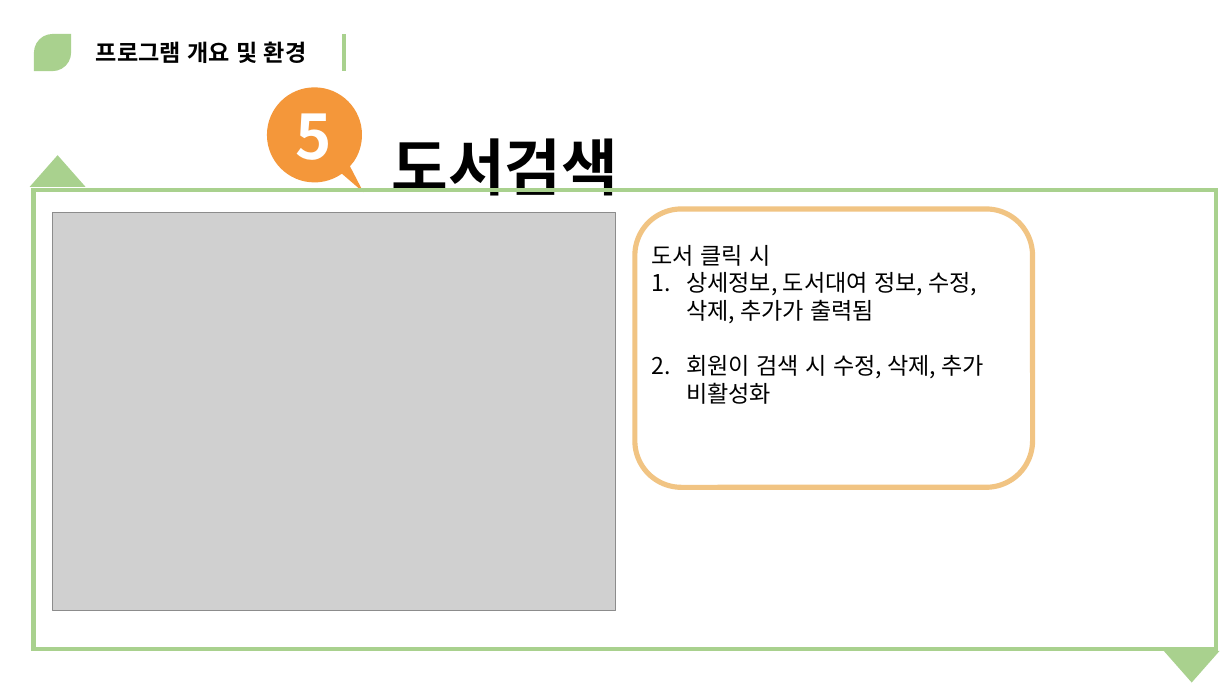
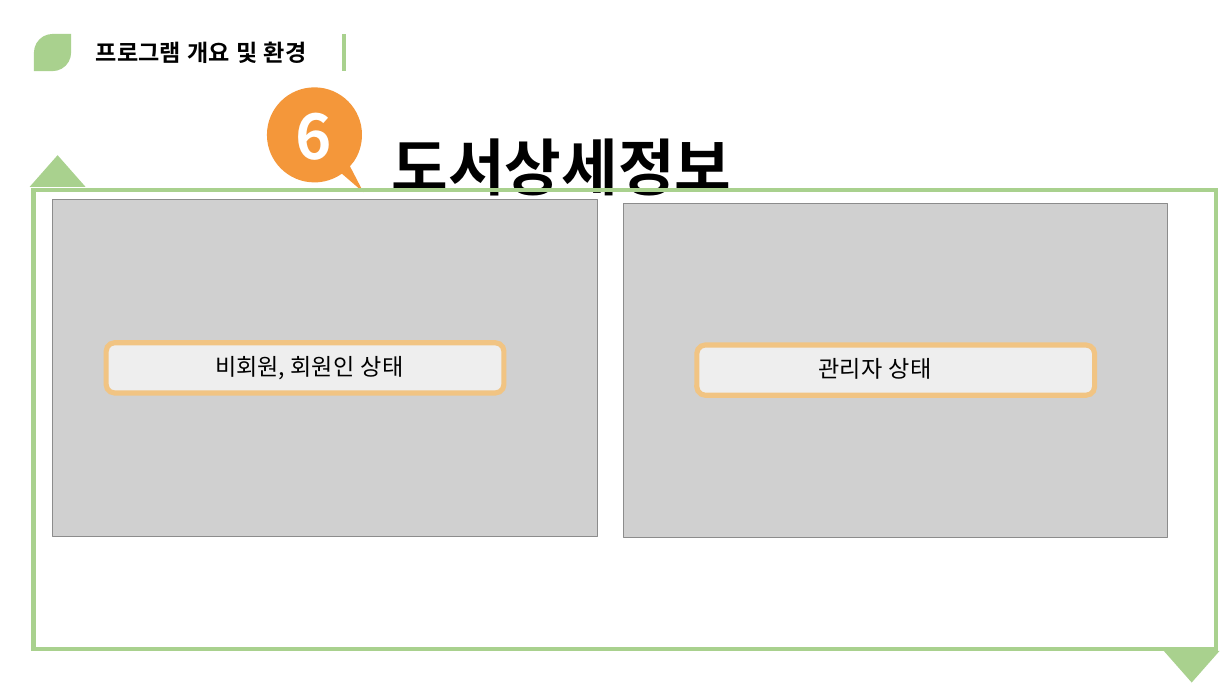
Before and after one commit to MinSu-Kim/java_web_male, a slide deck: slide 27 of document/사발면.pptx (slide 28 before the commit). Drawn at 1232x693 pixels with LibreOffice and Linux fonts; fonts in the diff are those of the drawing; grey boxes stand for pictures. Boxes give left, top, right and bottom in pixels: in the first picture for what was removed or moved away, otherwise in the second. Text is boxed around its words. In the diff, an @@ line names an element or a change of style, - is before the commit and + after.

```diff
--- a/document/사발면.pptx
+++ b/document/사발면.pptx
@@ text at box(295, 112, 331, 160): text changed @@
-5
+6
@@ text at box(391, 138, 731, 206): text changed @@
-도서검색
+도서상세정보
@@ picture: place and size @@
-picture at box(53, 213, 616, 611)
+picture at box(53, 200, 597, 537)
@@ picture added at box(624, 203, 1167, 537) @@
@@ text removed at box(651, 245, 984, 404) @@
-도서 클릭 시
-1. 상세정보, 도서대여 정보, 수정, 삭제, 추가가 출력됨
-2. 회원이 검색 시 수정, 삭제, 추가 비활성화
@@ rounded rectangle: place and size @@
-rounded rectangle at box(635, 209, 1032, 487)
+rounded rectangle at box(106, 343, 504, 393)
@@ text added at box(215, 356, 404, 379), 18 pt, text #000000 @@
+비회원, 회원인 상태
@@ rounded rectangle added at box(697, 345, 1094, 395), fill #FFFFFF at 66% opacity, outline #F1C483 4 pt @@
@@ text added at box(819, 358, 932, 379), 18 pt, text #000000 @@
+관리자 상태
```
Also in this commit, not shown: 23 other slides changed, 5 slides added.
